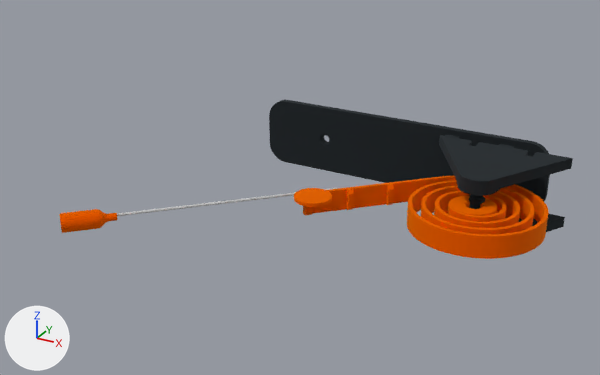
An edit to the glTF model docs/pounce-a-pult/assets/exploded.glb, drawn before and after from the same camera.
Rendered twice from a camera (50 mm lens) standing at (114.0, -411.0, 176.0) and looking at (-77.0, -64.0, 2.0). Arrows for +X, +Y and +Z are at lower left; the lights stay in place. The picture after the commit comes second. Where no turn or scale is listed for an object, it has been applied to the vertices. Vertices at exactly the same position are counted once.

Objects in the first picture: 'Part_1', 'Part_1_1', 'Part_1_2', 'Part_1_3', 'Part_1_4', 'Part_1_5'.
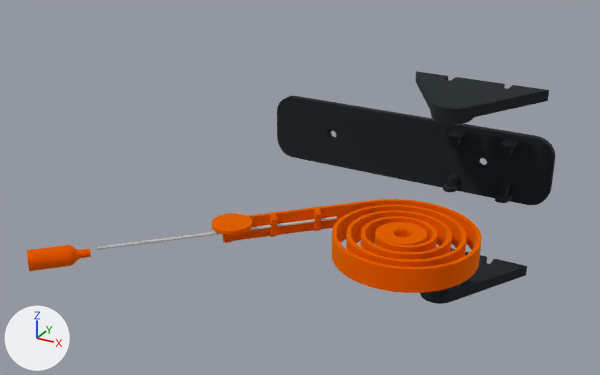
Edits to the bpy script that builds the scene:
```text
Change me_part_1_4:
    used by ob_part_1_4; location = (0.0, 0.0, 0.0)
    remove me_part_1_4.from_pydata(...)  # 1250 vertices, 2512 faces; spans x -82.7..41.9, y -67.3..10.6, z -16.4..-4.4
    add me_part_1_4.from_pydata(...)  # 1250 vertices, 2512 faces; spans x -102.5..22.1, y -114.8..-36.9, z -16.2..-4.2
    me_part_1_4 part 1: the whole mesh is moved by (-19.8, -47.5, 0.1)
Change me_part_1_3:
    used by ob_part_1_3; location = (0.0, 0.0, 0.0)
    remove me_part_1_3.from_pydata(...)  # 175 vertices, 346 faces; spans x -32.8..42.3, y -31.7..23.2, z -30.2..-2.2
    add me_part_1_3.from_pydata(...)  # 175 vertices, 346 faces; spans x -49.8..25.2, y -31.2..23.7, z -65.9..-37.9
    me_part_1_3 part 2: the whole mesh is moved by (-17.1, 0.5, -35.7)
Change me_part_1_2:
    used by ob_part_1_2; location = (0.0, 0.0, 0.0)
    remove me_part_1_2.from_pydata(...)  # 536 vertices, 1076 faces; spans x -153.0..29.0, y 22.0..38.0, z -31.0..11.0
    add me_part_1_2.from_pydata(...)  # 536 vertices, 1076 faces; spans x -153.0..29.0, y 32.0..48.0, z -31.0..11.0
    me_part_1_2 part 3: the whole mesh is moved by (0.0, 10.0, 0.0)
Change me_part_1_1:
    used by ob_part_1_1; location = (0.0, 0.0, 0.0)
    remove me_part_1_1.from_pydata(...)  # 112 vertices, 220 faces; spans x -33.0..42.0, y -31.4..23.6, z 2.6..10.6
    add me_part_1_1.from_pydata(...)  # 112 vertices, 220 faces; spans x -49.8..25.2, y -31.2..23.7, z 38.1..46.1
    me_part_1_1 part 4: the whole mesh is moved by (-16.8, 0.1, 35.4)
Change me_part_1:
    used by ob_part_1; location = (0.0, 0.0, 0.0)
    remove me_part_1.from_pydata(...)  # 414 vertices, 828 faces; spans x -178.3..-153.6, y -140.9..-116.1, z -15.2..-5.3
    add me_part_1.from_pydata(...)  # 414 vertices, 828 faces; spans x -163.3..-138.5, y -177.7..-152.9, z -15.2..-5.2
    me_part_1 part 5: the whole mesh is moved by (15.0, -36.8, 0.1)
```

Changed parts and their boxes [x1, y1, x2, y2] in the pictures (600 x 375 px):
'Part_1_4', moved
    before: [294, 176, 548, 259]
    after: [212, 199, 481, 293]
'Part_1_2', moved
    before: [269, 100, 550, 201]
    after: [277, 96, 555, 205]
'Part_1_1', moved
    before: [439, 135, 573, 196]
    after: [415, 71, 549, 124]
'Part_1_3', moved
    before: [469, 195, 565, 232]
    after: [420, 248, 527, 304]
'Part_1', moved
    before: [60, 209, 117, 233]
    after: [27, 245, 91, 271]
